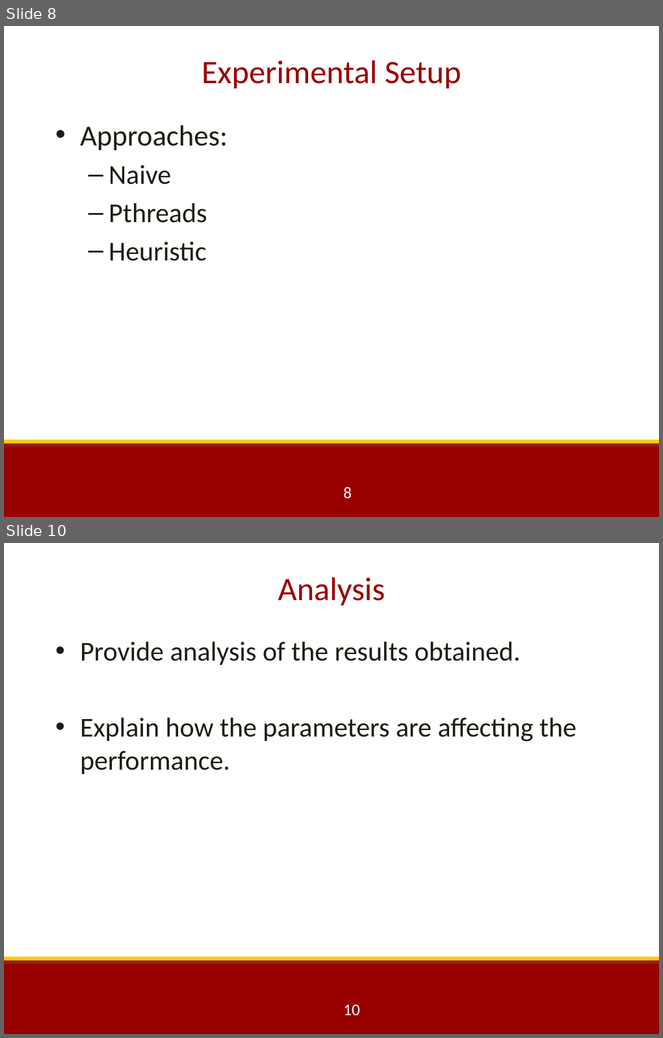
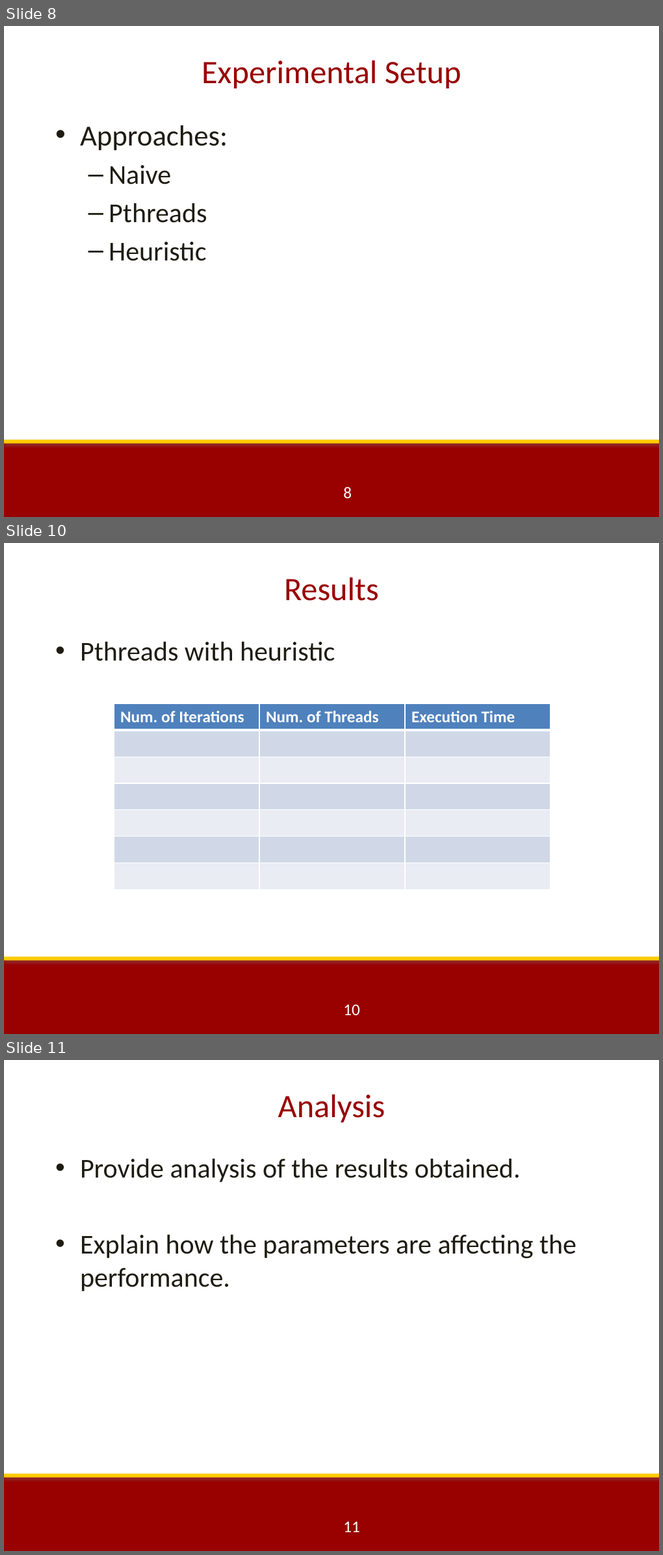
Before and after one commit to kevinw0123/24game, a slide deck: EE 451 Project Presentation Template(1).pptx. Shown one above the other, each under a label of ours: slides 8 and 10 before the commit, slides 8, 10 and 11 after it; the slides between them are not shown. The pictures are 663x1038 and 663x1555 pixels, drawn with LibreOffice and Linux fonts; fonts in the diff are those of the drawing; background and template pictures are left out. Boxes give left, top, right and bottom in pixels: in the first picture for what was removed or moved away, otherwise in the second. Text is boxed around its words. In the diff, an @@ line names an element or a change of style, - is before the commit and + after.

```diff
--- a/EE 451 Project Presentation Template(1).pptx
+++ b/EE 451 Project Presentation Template(1).pptx
@@ slide 10 added at <box>4,543,659,1034</box>, background #FFFFFF; not listed: 3 template elements that a slide beside it also shows @@
@@ title added at <box>284,577,379,601</box>, 36 pt, text #990000 @@
+Results
@@ text added at <box>80,642,335,661</box>, 30 pt, text #1E1C11 @@
+• Pthreads with heuristic
@@ table added at <box>114,704,551,889</box>, 7 rows, 3 columns @@
+Num. of Iterations | Num. of Threads | Execution Time
+ |  | 
+ |  | 
+ |  | 
+ |  | 
+ |  | 
+ |  | 
@@ what was slide 10 is now slide 11 @@
@@ page number at <box>343,1522,360,1533</box>: text changed @@
-10
+11
```
Also in this commit, not shown: 1 other slide added, 1 slide removed.
